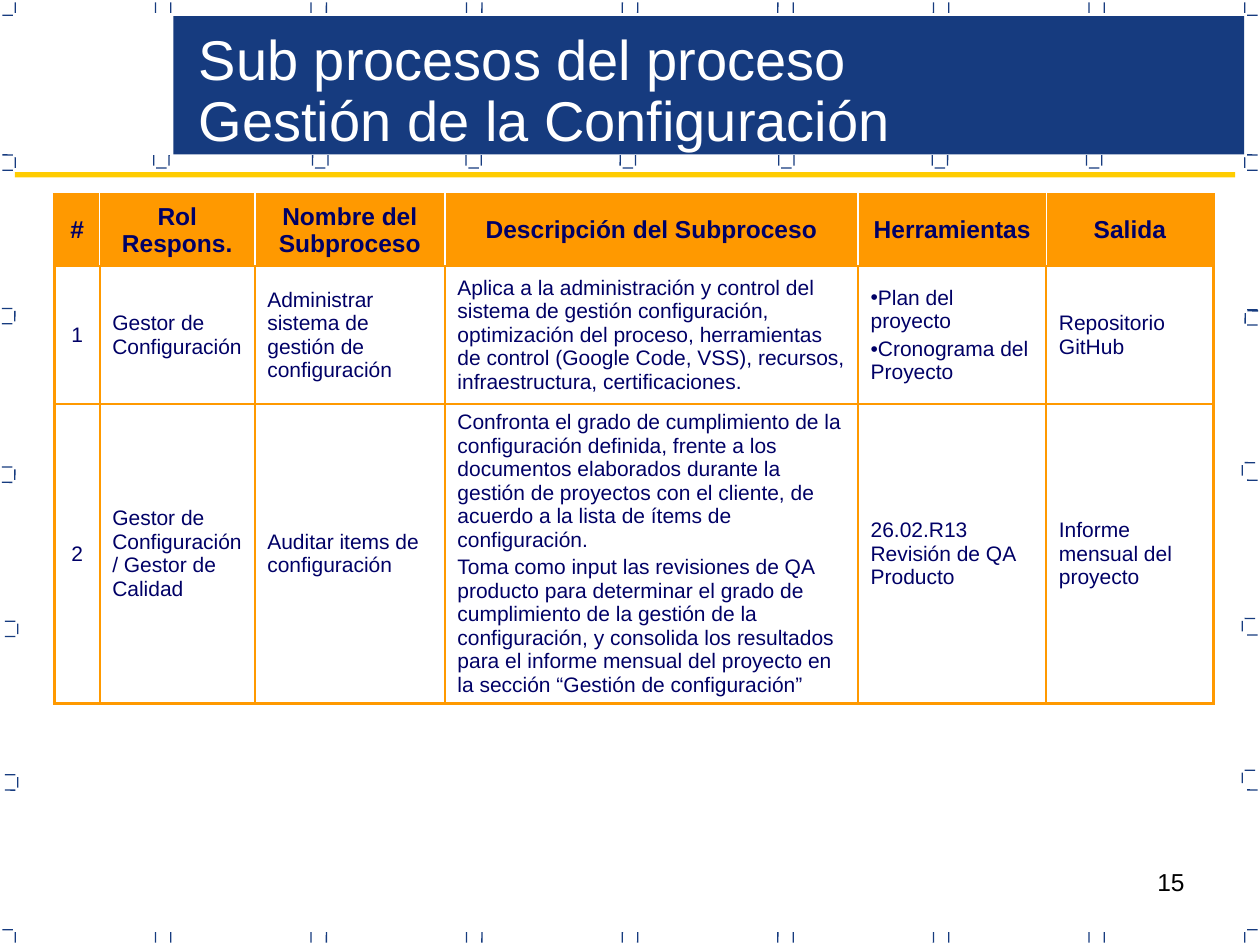
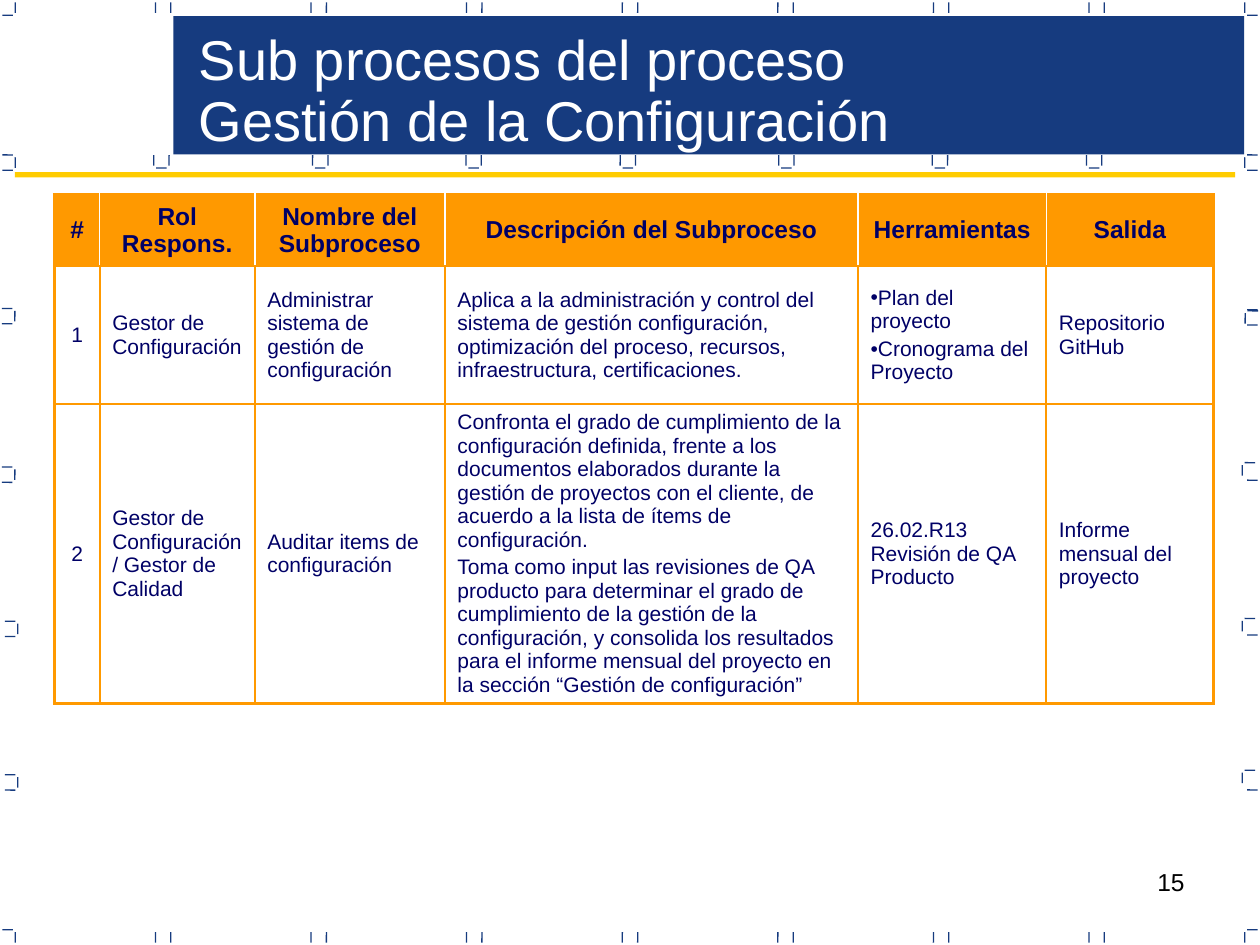
Before and after one commit to CreativeCheeseGame/BoundPhysic, a slide deck: slide 15 of Area de Proceso Gestion Configuracion/PGC_V0.3_2015 Proceso de Gestion de Configuracion.pptx. Drawn at 1260x945 pixels with LibreOffice and Linux fonts; fonts in the diff are those of the drawing. Boxes give left, top, right and bottom in pixels: in the first picture for what was removed or moved away, otherwise in the second. Text is boxed around its words. In the diff, an @@ line names an element or a change of style, - is before the commit and + after.

```diff
--- a/Area de Proceso Gestion Configuracion/PGC_V0.3_2015 Proceso de Gestion de Configuracion.pptx
+++ b/Area de Proceso Gestion Configuracion/PGC_V0.3_2015 Proceso de Gestion de Configuracion.pptx
@@ table at box(54, 195, 1213, 724) @@
-row 2, column 4: Aplica a la administración y control del sistema de gestión configuración, optimización del proceso, herramientas de control (Google Code, VSS), recursos, infraestructura, certificaciones.
+row 2, column 4: Aplica a la administración y control del sistema de gestión configuración, optimización del proceso, recursos, infraestructura, certificaciones.
```
Also in this commit, not shown: 10 other slides changed, 1 slide removed.
